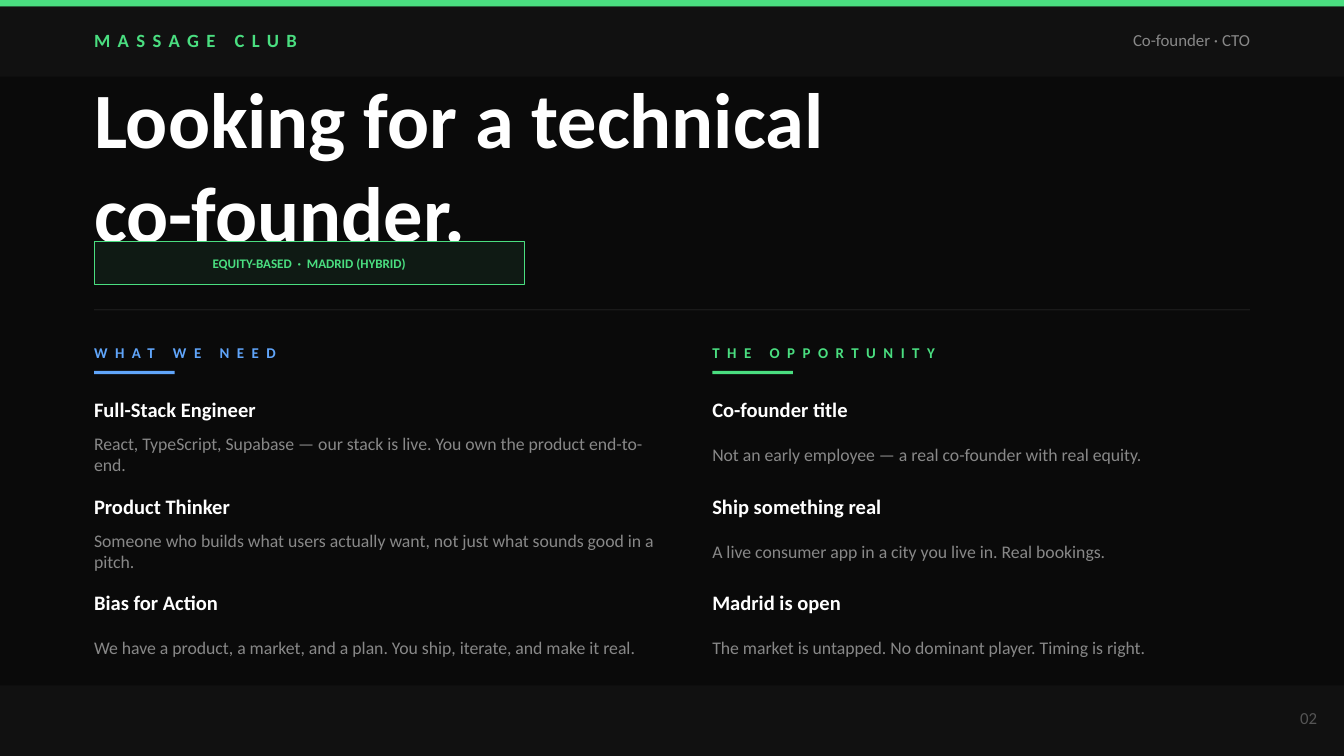
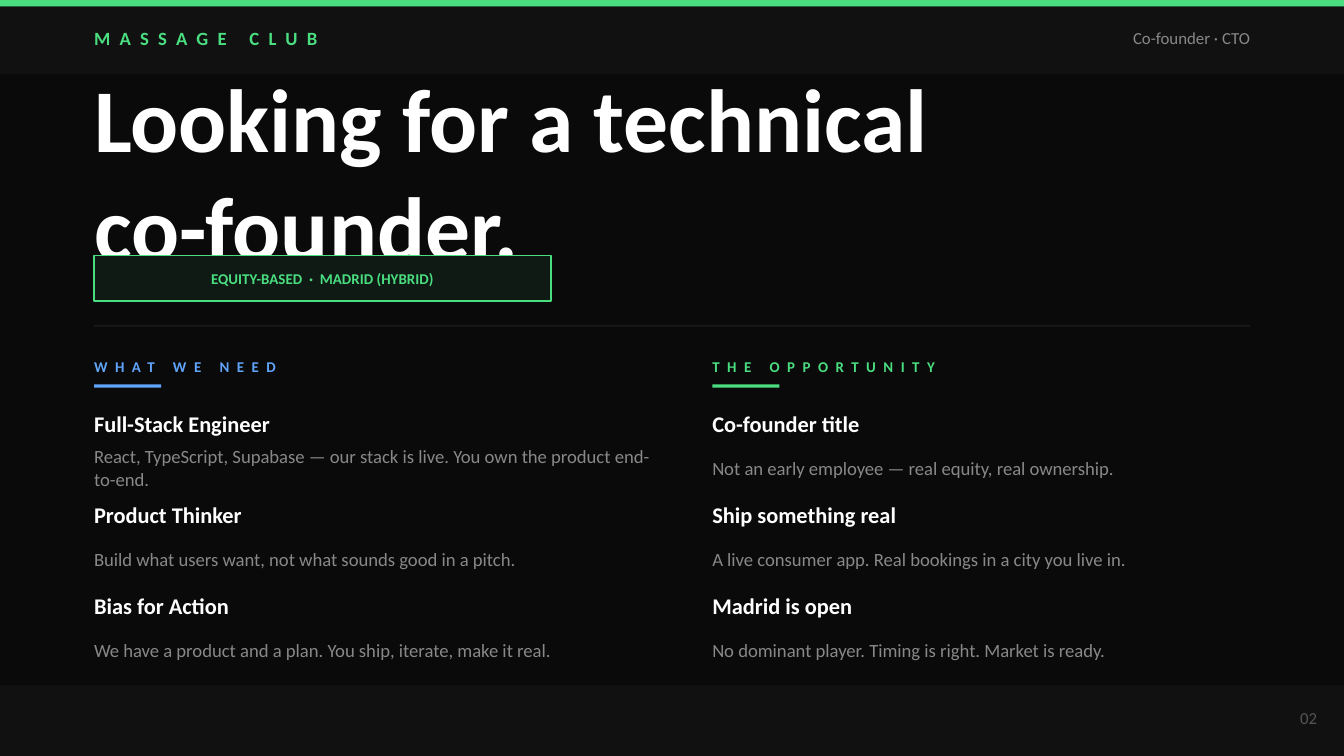
Before and after one commit to jordanjayhays-cpu/your-massage-pass, a slide deck: slide 2 of massage_club_cofounder_deck.pptx. Drawn at 1344x756 pixels with LibreOffice and Linux fonts; fonts in the diff are those of the drawing. Boxes give left, top, right and bottom in pixels: in the first picture for what was removed or moved away, otherwise in the second. Text is boxed around its words. In the diff, an @@ line names an element or a change of style, - is before the commit and + after.

```diff
--- a/massage_club_cofounder_deck.pptx
+++ b/massage_club_cofounder_deck.pptx
@@ text "MASSAGE CLUB" at (x1=94, y1=19, x2=497, y2=56): letter spacing 4 to 5 pt @@
@@ text "Looking for a technical" at (x1=94, y1=89, x2=928, y2=281): size 42 to 48 pt @@
@@ text "EQUITY-BASED · MADRID (HYBRID)" moved from (x1=213, y1=258, x2=405, y2=270) to (x1=211, y1=273, x2=434, y2=286) @@
@@ text "EQUITY-BASED · MADRID (HYBRID)" at (x1=211, y1=273, x2=434, y2=286): size 7 to 8 pt @@
@@ rectangle resized from (x1=94, y1=242, x2=524, y2=285) to (x1=94, y1=255, x2=551, y2=301) @@
@@ rectangle at (x1=94, y1=255, x2=551, y2=301): outline #4ADE80 0.5 pt to #4ADE80 0.75 pt @@
@@ 4 texts, 1 rectangle moved together from (x1=94, y1=309, x2=1250, y2=654) to (x1=94, y1=325, x2=1250, y2=657) @@
@@ rectangle resized from (x1=94, y1=371, x2=175, y2=375) to (x1=94, y1=384, x2=161, y2=388) @@
@@ rectangle resized from (x1=712, y1=371, x2=793, y2=375) to (x1=712, y1=384, x2=780, y2=388) @@
@@ size 11 to 12 pt in 6 elements at (x1=94, y1=598, x2=229, y2=614), (x1=712, y1=598, x2=852, y2=618), (x1=94, y1=507, x2=242, y2=523), (x1=712, y1=507, x2=896, y2=527), (x1=94, y1=416, x2=269, y2=436), (x1=712, y1=416, x2=860, y2=432) @@
@@ text "React, TypeScript, Supabase — our ..." moved from (x1=94, y1=438, x2=642, y2=471) to (x1=94, y1=450, x2=650, y2=486) @@
@@ text "React, TypeScript, Supabase — our ..." at (x1=94, y1=450, x2=650, y2=486): size 9.5 to 10 pt @@
@@ text at (x1=712, y1=462, x2=1114, y2=478): text changed; size 9.5 to 10 pt @@
-Not an early employee — a real co-founder with real equity.
+Not an early employee — real equity, real ownership.
@@ text "Product Thinker" moved from (x1=94, y1=499, x2=230, y2=514) to (x1=94, y1=507, x2=242, y2=523) @@
@@ text "Ship something real" moved from (x1=712, y1=499, x2=882, y2=518) to (x1=712, y1=507, x2=896, y2=527) @@
@@ text at (x1=94, y1=553, x2=515, y2=569): text changed; size 9.5 to 10 pt @@
-Someone who builds what users actually want, not just what sounds good in a pitch.
+Build what users want, not what sounds good in a pitch.
@@ text at (x1=712, y1=553, x2=1126, y2=569): text changed; size 9.5 to 10 pt @@
-A live consumer app in a city you live in. Real bookings.
+A live consumer app. Real bookings in a city you live in.
@@ text at (x1=123, y1=644, x2=550, y2=660): text changed; size 9.5 to 10 pt @@
-We have a product, a market, and a plan. You ship, iterate, and make it real.
+We have a product and a plan. You ship, iterate, make it real.
@@ text at (x1=712, y1=644, x2=1105, y2=660): text changed; size 9.5 to 10 pt @@
-The market is untapped. No dominant player. Timing is right.
+No dominant player. Timing is right. Market is ready.
```
Also in this commit, not shown: 2 other slides changed.
